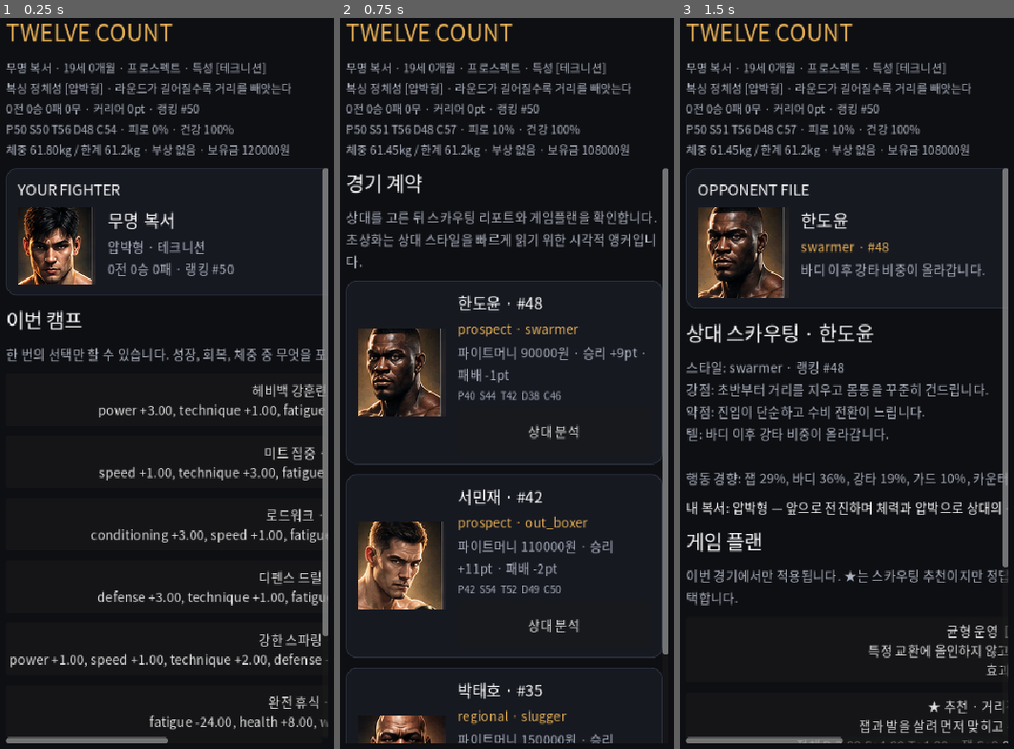
Above: before the commit, frames 1-3 (left to right).
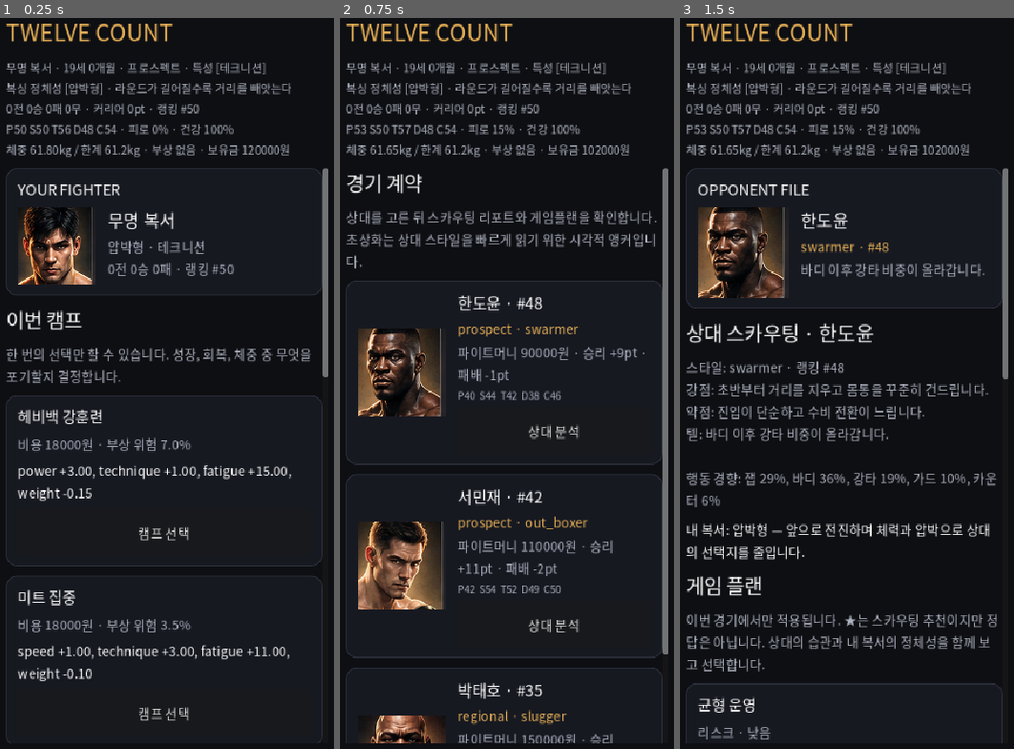
Above: after the commit, the same moments.

Repository: gycha0109-beep/boxing
Game: Godot game, scene res://scenes/Main.tscn
Same seed, same stepped clock (60 frames per second), same inputs: the game is played once before the commit and once after it.
Inputs (mouse positions are in pixels of both pictures, inside the frame that each line leads up to):
- Up to frame 1 (0.25 s): no input
- Up to frame 2 (0.75 s): click (503, 529) at 0.5 s, where only the run after the commit has a clickable "캠프 선택"
- Up to frame 3 (1.5 s): click "상대 분석" at 1.25 s

The runs differ from the first frame. In frame 1, 8.3% of the frame differs, in the area x 1-99%, y 20-100%; in frame 2, 0.1%; in frame 3, 7.4%.

Commit message:
fix: make camp and game-plan cards portrait-safe

Diff:
--- a/scripts/main_v07.gd
+++ b/scripts/main_v07.gd
@@ -6,6 +6,7 @@
 func _ready() -> void:
     _apply_v07_system_font()
     super._ready()
+    _disable_horizontal_scroll()
 
 func _apply_v07_system_font() -> void:
     var system_font := SystemFont.new()
@@ -21,9 +22,36 @@
     ui_theme.default_font = system_font
     theme = ui_theme
 
+func _disable_horizontal_scroll() -> void:
+    for node in find_children("*", "ScrollContainer", true, false):
+        var scroll := node as ScrollContainer
+        if scroll != null:
+            scroll.horizontal_scroll_mode = ScrollContainer.SCROLL_MODE_DISABLED
+
 func _render_camp() -> void:
     _render_player_visual_card()
-    super._render_camp()
+    var injury_note: String = ""
+    if not GameState.state.boxer.injury.is_empty():
+        injury_note = "\n현재 부상: %s. 재활을 고르면 기간을 줄일 수 있습니다." % GameState.state.boxer.injury.name
+    _section("이번 캠프", "한 번의 선택만 할 수 있습니다. 성장, 회복, 체중 중 무엇을 포기할지 결정합니다.%s" % injury_note)
+
+    for action in camp_actions:
+        var details: Array[String] = []
+        for key in action.effects.keys():
+            details.append("%s %s" % [str(key), _signed_value(action.effects[key])])
+        var affordable: bool = int(GameState.state.career.money) >= int(action.cost)
+        var card := _card_box(str(action.name))
+        _add_wrapped_label(card, "비용 %d원 · 부상 위험 %.1f%%" % [int(action.cost), float(action.risk) * 100.0], true)
+        _add_wrapped_label(card, ", ".join(details), false)
+        if not affordable:
+            _add_wrapped_label(card, "자금 부족", true)
+        var choose := Button.new()
+        choose.text = "캠프 선택" if affordable else "선택 불가"
+        choose.custom_minimum_size = Vector2(0, 58)
+        choose.size_flags_horizontal = Control.SIZE_EXPAND_FILL
+        choose.disabled = not affordable
+        choose.pressed.connect(Callable(self, "_choose_camp_action").bind(action))
+        card.add_child(choose)
 
 func _render_offers() -> void:
     var offers: Array = GameState.get_fight_offers(opponents)
@@ -34,9 +62,58 @@
 func _render_game_plan() -> void:
     if current_opponent.is_empty():
         current_opponent = _find_opponent(str(GameState.state.selected_opponent))
-    if not current_opponent.is_empty():
-        _render_opponent_visual_card(current_opponent, "OPPONENT FILE")
-    super._render_game_plan()
+    if current_opponent.is_empty():
+        GameState.state.phase = "fight_offer"
+        SaveService.save_game(GameState.state)
+        _render_phase()
+        return
+
+    _render_opponent_visual_card(current_opponent, "OPPONENT FILE")
+
+    var scouting: Dictionary = current_opponent.get("scouting", {})
+    var tendencies: Dictionary = current_opponent.get("tendencies", {})
+    _section("상대 스카우팅 · %s" % current_opponent.name,
+        "스타일: %s · 랭킹 #%d\n강점: %s\n약점: %s\n텔: %s\n\n행동 경향: %s" % [
+            str(current_opponent.style), int(current_opponent.rank),
+            str(scouting.get("strength", "정보 부족")),
+            str(scouting.get("weakness", "정보 부족")),
+            str(scouting.get("tell", "정보 부족")),
+            _tendency_text(tendencies)
+        ])
+
+    var identity_note := Label.new()
+    identity_note.text = "내 복서: %s — %s" % [str(GameState.state.boxer.get("identity_name", "균형형")), GameState.identity_description()]
+    identity_note.autowrap_mode = TextServer.AUTOWRAP_WORD_SMART
+    identity_note.size_flags_horizontal = Control.SIZE_EXPAND_FILL
+    identity_note.custom_minimum_size = Vector2.ZERO
+    body.add_child(identity_note)
+
+    _section("게임 플랜", "이번 경기에서만 적용됩니다. ★는 스카우팅 추천이지만 정답은 아닙니다. 상대의 습관과 내 복서의 정체성을 함께 보고 선택합니다.")
+    var suggested: Array = scouting.get("suggested_plans", [])
+    for plan in GameState.game_plans:
+        var recommended: bool = str(plan.id) in suggested
+        var mark: String = "★ 추천 · " if recommended else ""
+        var card := _card_box("%s%s" % [mark, str(plan.name)])
+        _add_wrapped_label(card, "리스크 · %s" % str(plan.get("risk", "중간")), true)
+        _add_wrapped_label(card, str(plan.description), false)
+        _add_wrapped_label(card, _plan_effect_text(plan), true)
+        var choose := Button.new()
+        choose.text = "이 플랜 선택"
+        choose.custom_minimum_size = Vector2(0, 58)
+        choose.size_flags_horizontal = Control.SIZE_EXPAND_FILL
+        choose.pressed.connect(Callable(self, "_choose_game_plan").bind(str(plan.id)))
+        card.add_child(choose)
+
+func _add_wrapped_label(parent: VBoxContainer, text_value: String, muted: bool) -> Label:
+    var label := Label.new()
+    label.text = text_value
+    label.autowrap_mode = TextServer.AUTOWRAP_WORD_SMART
+    label.size_flags_horizontal = Control.SIZE_EXPAND_FILL
+    label.custom_minimum_size = Vector2.ZERO
+    if muted:
+        label.add_theme_color_override("font_color", V07_MUTED)
+    parent.add_child(label)
+    return label
 
 func _render_offer_card(opponent: Dictionary) -> void:
     var box := _card_box("")
@@ -68,6 +145,8 @@
         int(opponent.get("purse", 0)), int(opponent.get("career_points_win", 0)), int(opponent.get("career_points_loss", 0))
     ]
     money_label.autowrap_mode = TextServer.AUTOWRAP_WORD_SMART
+    money_label.size_flags_horizontal = Control.SIZE_EXPAND_FILL
+    money_label.custom_minimum_size = Vector2.ZERO
     money_label.add_theme_color_override("font_color", V07_MUTED)
     info.add_child(money_label)
 
@@ -113,6 +192,8 @@
         int(career.get("fights", 0)), int(career.get("wins", 0)), int(career.get("losses", 0)), int(career.get("rank", 0))
     ]
     copy.autowrap_mode = TextServer.AUTOWRAP_WORD_SMART
+    copy.size_flags_horizontal = Control.SIZE_EXPAND_FILL
+    copy.custom_minimum_size = Vector2.ZERO
     copy.add_theme_color_override("font_color", V07_MUTED)
     info.add_child(copy)
 
@@ -141,6 +222,8 @@
     var tell := Label.new()
     tell.text = str(scouting.get("tell", ""))
     tell.autowrap_mode = TextServer.AUTOWRAP_WORD_SMART
+    tell.size_flags_horizontal = Control.SIZE_EXPAND_FILL
+    tell.custom_minimum_size = Vector2.ZERO
     tell.add_theme_color_override("font_color", V07_MUTED)
     info.add_child(tell)
 
